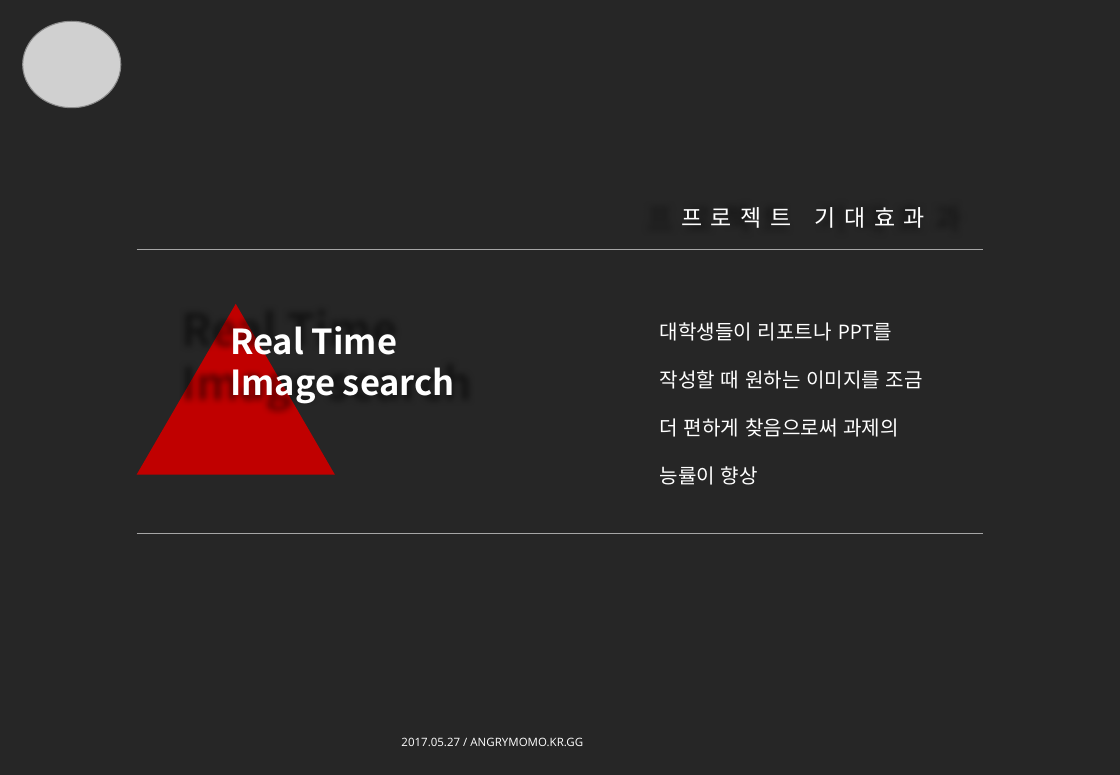
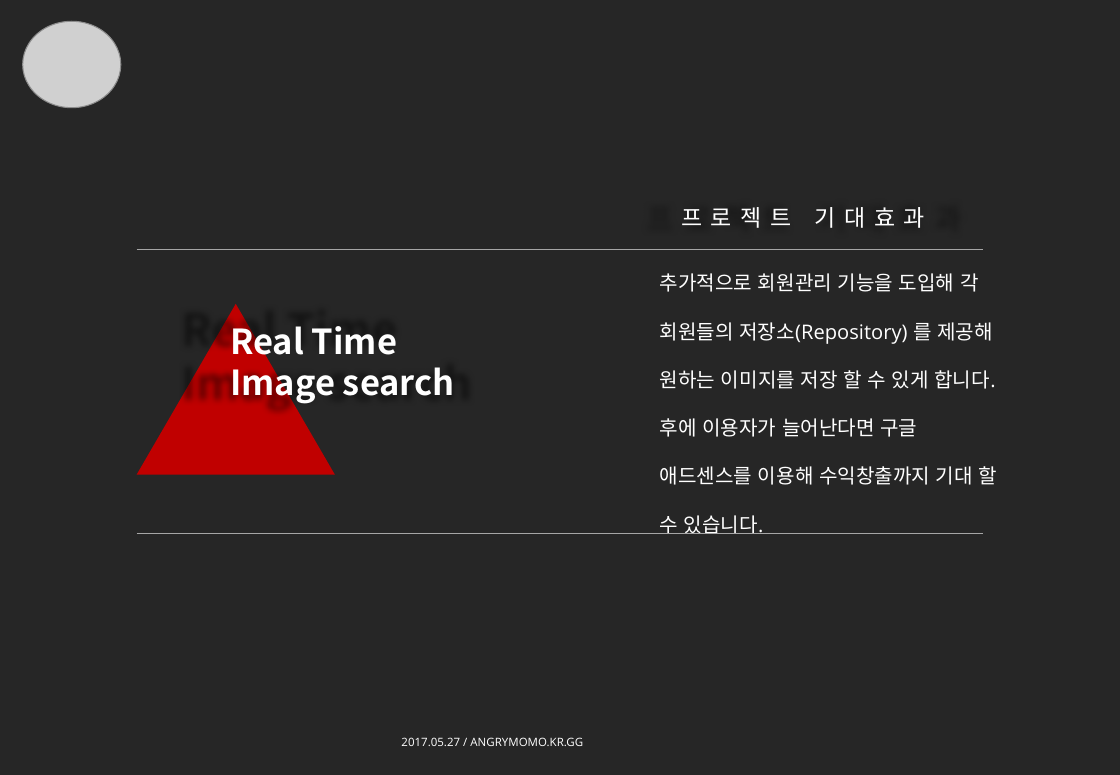
Before and after one commit to devGW/imageSearch, a slide deck: slide 12 of PPT/네트워크프로그래밍경진대회.pptx. Drawn at 1120x775 pixels with LibreOffice and Linux fonts; fonts in the diff are those of the drawing; grey boxes stand for pictures. Boxes give left, top, right and bottom in pixels: in the first picture for what was removed or moved away, otherwise in the second. Text is boxed around its words. In the diff, an @@ line names an element or a change of style, - is before the commit and + after.

Commit message:
Update : PPT
기대효과 변경

```diff
--- a/PPT/네트워크프로그래밍경진대회.pptx
+++ b/PPT/네트워크프로그래밍경진대회.pptx
@@ text at (x1=660, y1=273, x2=997, y2=485): text changed @@
-대학생들이 리포트나 PPT를 작성할 때 원하는 이미지를 조금 더 편하게 찾음으로써 과제의 능률이 향상
+추가적으로 회원관리 기능을 도입해 각 회원들의 저장소(Repository) 를 제공해 원하는 이미지를 저장 할 수 있게 합니다. 후에 이용자가 늘어난다면 구글 애드센스를 이용해 수익창출까지 기대 할 수 있습니다.
```
